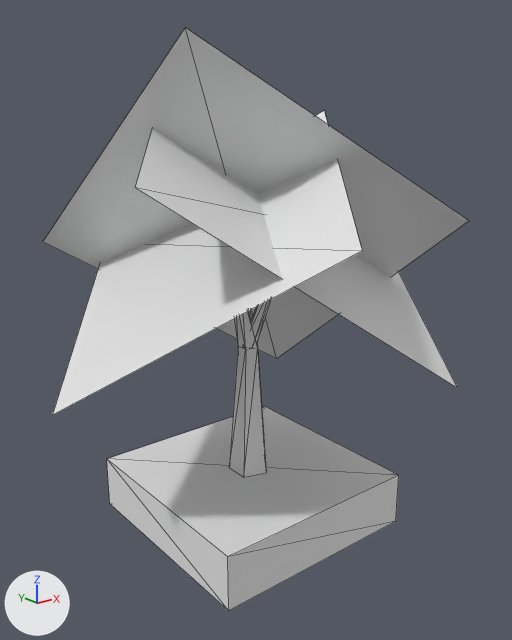
A saved change to the OBJ model MWDF Project/MasterworkDwarfFortress/Utilities/Armok Vision/Armok Vision_Data/StreamingAssets/TileMeshes/SAPLING.obj.
Both versions are drawn from a camera (50 mm lens) standing at (-3.76, -4.8, 3.88) and looking at (0.0, -0.1, 2.0). The lights are fixed; the arrows at lower left show +X, +Y and +Z. Mesh edges are drawn as thin lines. Where no turn or scale is listed for an object, it has been applied to the vertices.

Objects in the first picture: 'SAPLING'.
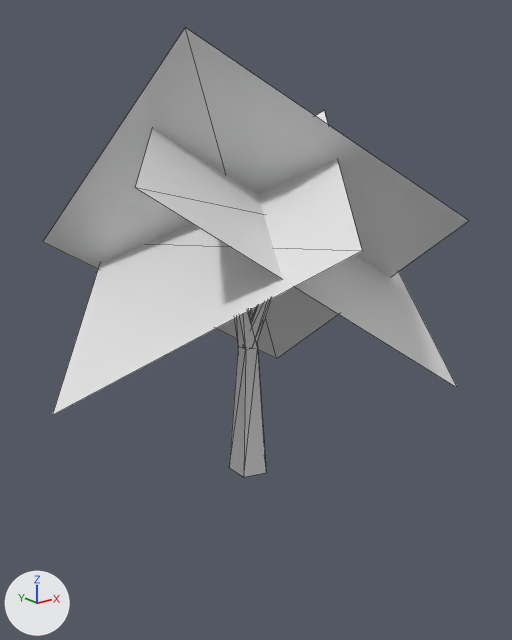
What differs and where, as boxes [x1, y1, x2, y2] in the pictures (512 x 640 px):
'SAPLING', reshaped (23% shorter)
    before: [43, 28, 469, 611]
    after: [43, 28, 469, 477]
part 1 of me_sapling, deleted
    before: [107, 406, 399, 611]

The change, as a diff of the scene's bpy script:
```diff
--- a/MWDF Project/MasterworkDwarfFortress/Utilities/Armok Vision/Armok Vision_Data/StreamingAssets/TileMeshes/SAPLING.obj.py
+++ b/MWDF Project/MasterworkDwarfFortress/Utilities/Armok Vision/Armok Vision_Data/StreamingAssets/TileMeshes/SAPLING.obj.py
@@ me_sapling @@
 me_sapling.from_pydata(...)  # 58 vertices, 73 faces; spans x -1.95..2.03, y -1.92..1.79, z 0.0..4.35
 # used by ob_sapling; location = (0.0, 0.0, 0.0)
+# me_sapling part 1: the loose piece of 8 vertices spanning x -1.0..1.0, y -1.0..1.0, z 0.0..0.5 is deleted
```
